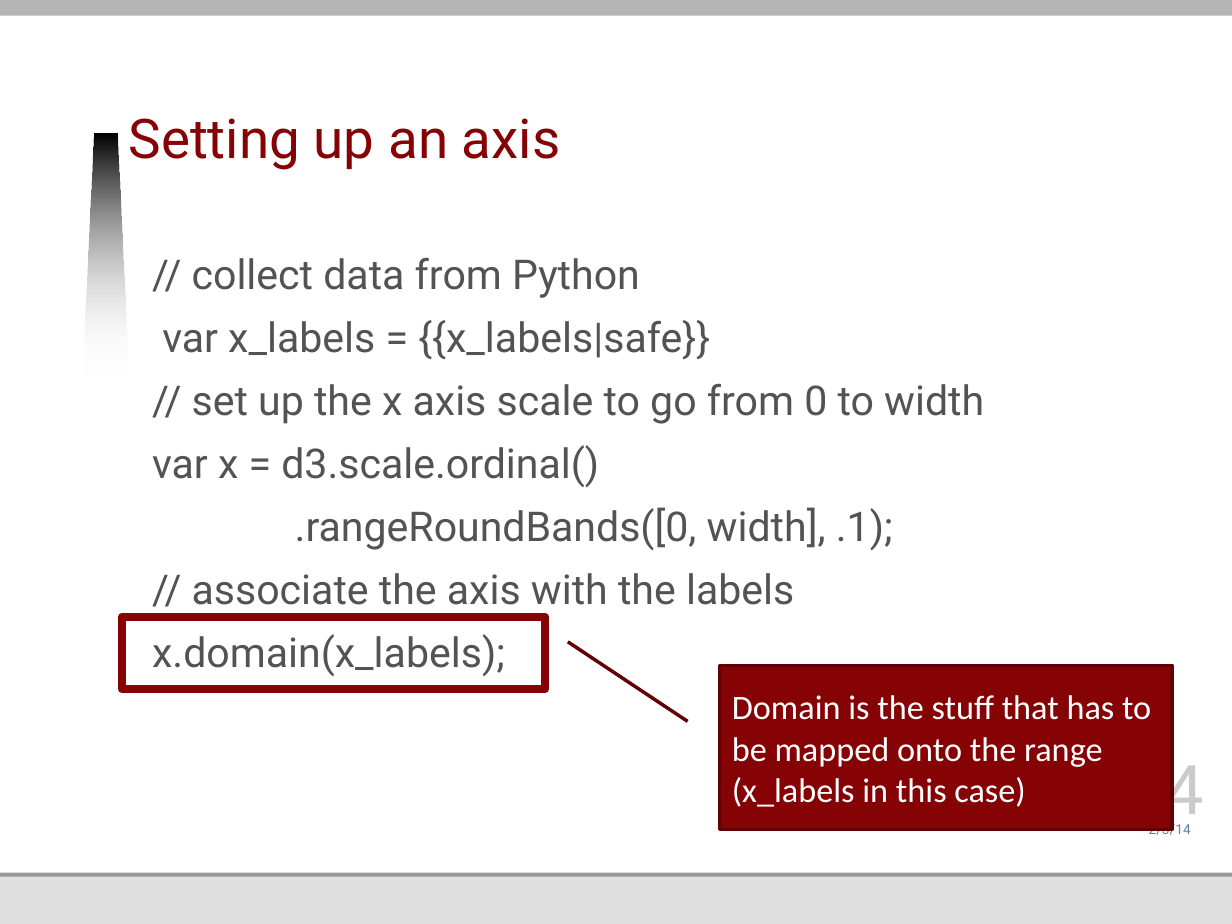
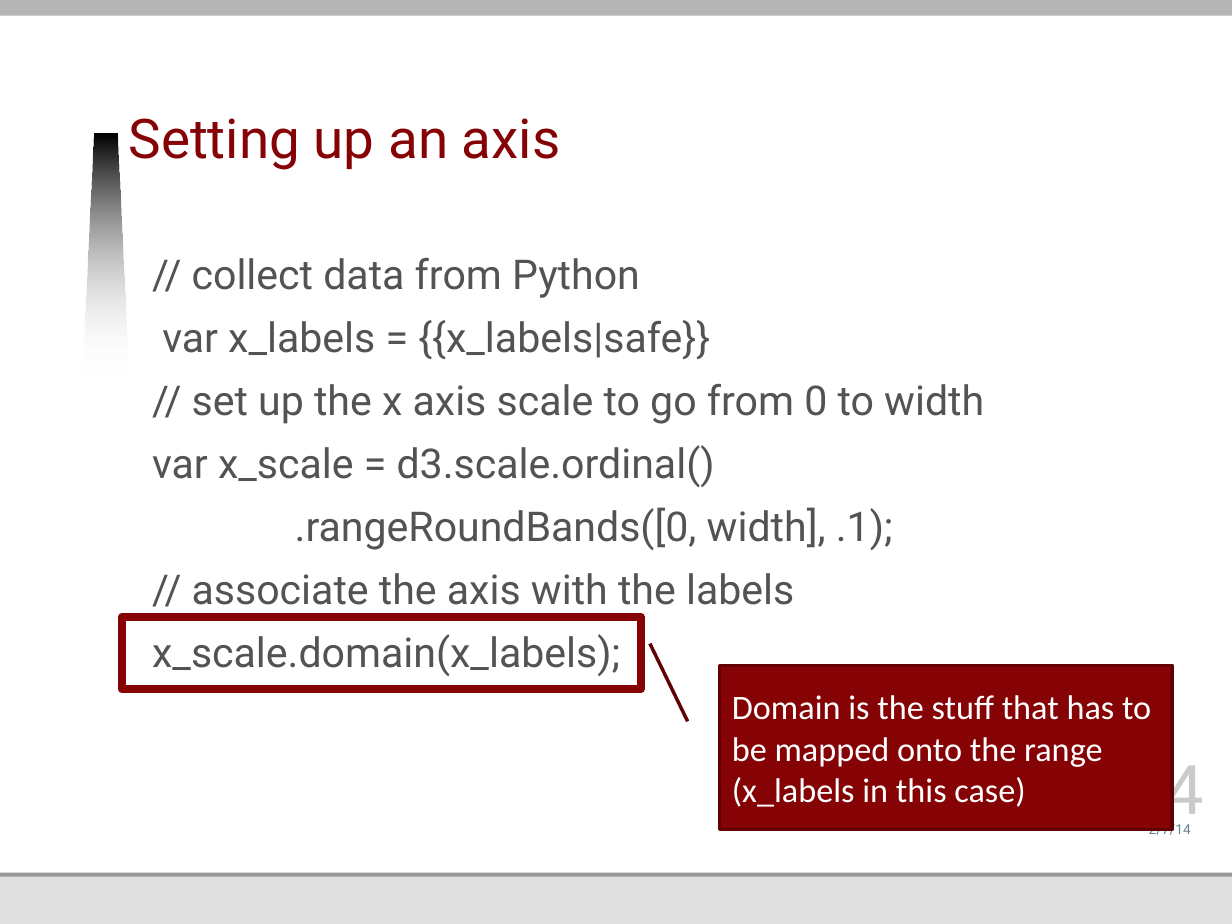
Before and after one commit to jmankoff/data, a slide deck: slide 14 of Lectures/Byte 3.pptx. Drawn at 1232x924 pixels with LibreOffice and Linux fonts; fonts in the diff are those of the drawing; background and template pictures are left out. Boxes give left, top, right and bottom in pixels: in the first picture for what was removed or moved away, otherwise in the second. Text is boxed around its words. In the diff, an @@ line names an element or a change of style, - is before the commit and + after.

Commit message:
changed 'x' to 'x_scale' and 'y' to 'y_scale'

```diff
--- a/Lectures/Byte 3.pptx
+++ b/Lectures/Byte 3.pptx
@@ text at bbox=[152, 445, 715, 487]: text changed @@
-var x = d3.scale.ordinal()
+var x_scale = d3.scale.ordinal()
@@ rectangle: place and size @@
-rectangle at bbox=[122, 617, 546, 690]
+rectangle at bbox=[122, 617, 641, 690]
@@ text at bbox=[152, 634, 620, 676]: text changed @@
-x.domain(x_labels);
+x_scale.domain(x_labels);
@@ text at bbox=[1149, 821, 1191, 835]: text changed @@
-2/3/14
+2/7/14
```
Also in this commit, not shown: 48 other slides changed, 1 other file.
